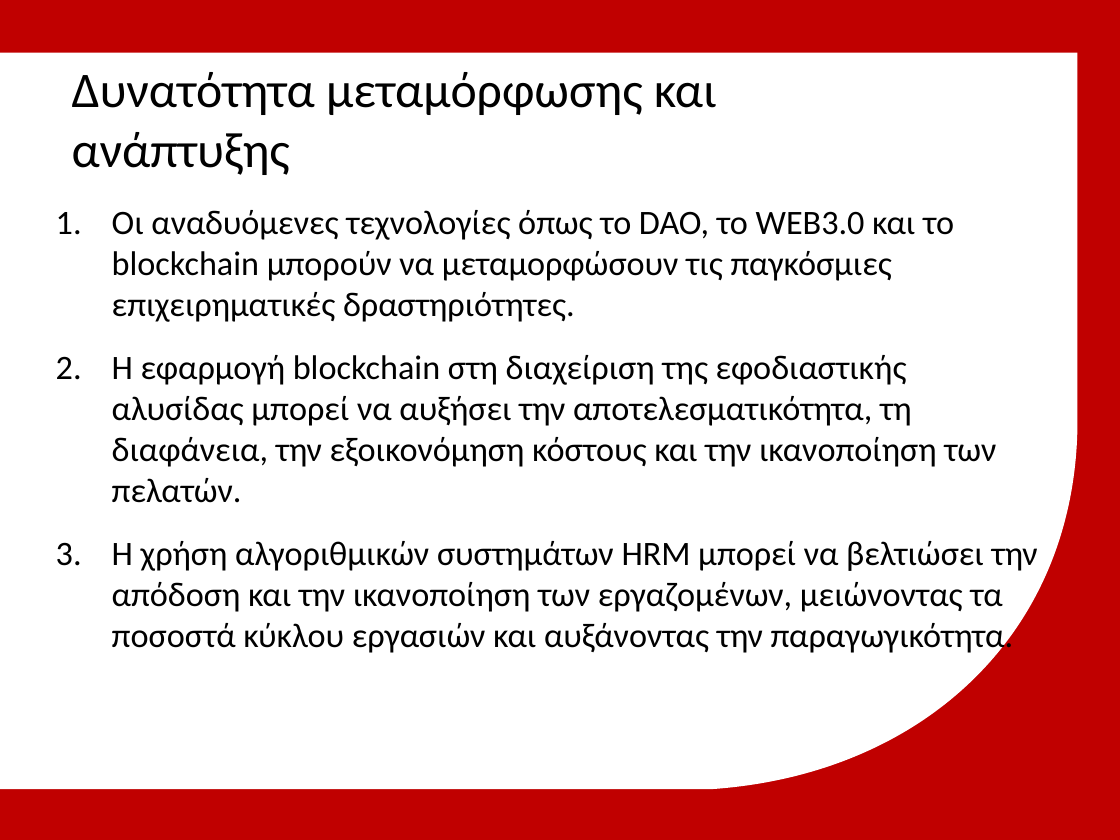
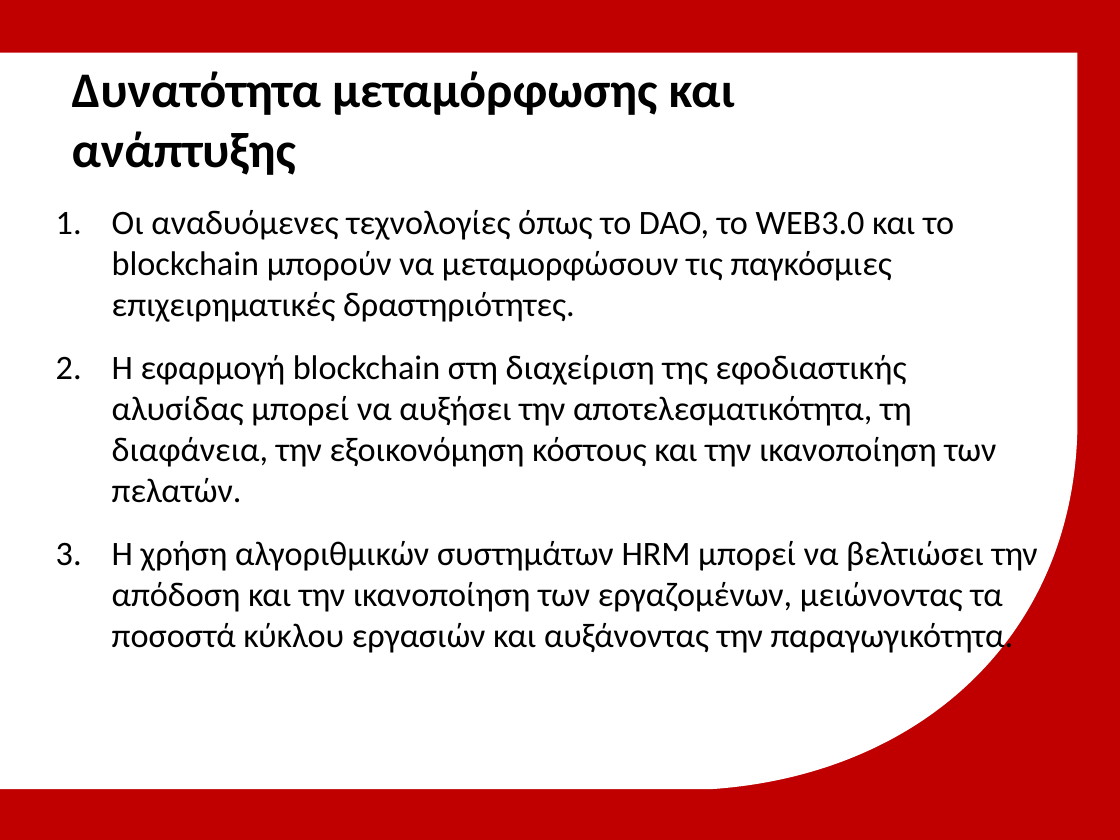
Before and after one commit to michailmarkou1995/MBA, a slide deck: slide 9 of Spiritual Wellbeing IV Professional Development and Applied Research/Μητροπολιτικό Κολλέγιο_ΣΕΚΦ[Μιχαηλ Μαρκου] IT in Global Business.pptx. Drawn at 1120x840 pixels with LibreOffice and Linux fonts; fonts in the diff are those of the drawing; background and template pictures are left out. Boxes give left, top, right and bottom in pixels: in the first picture for what was removed or moved away, otherwise in the second. Text is boxed around its words. In the diff, an @@ line names an element or a change of style, - is before the commit and + after.

```diff
--- a/Spiritual Wellbeing IV Professional Development and Applied Research/Μητροπολιτικό Κολλέγιο_ΣΕΚΦ[Μιχαηλ Μαρκου] IT in Global Business.pptx
+++ b/Spiritual Wellbeing IV Professional Development and Applied Research/Μητροπολιτικό Κολλέγιο_ΣΕΚΦ[Μιχαηλ Μαρκου] IT in Global Business.pptx
@@ text "Δυνατότητα μεταμόρφωσης και ανάπτυξης" at bbox=[72, 71, 735, 175]: bold on @@
```
Also in this commit, not shown: 2 other slides changed, 24 slides removed.
